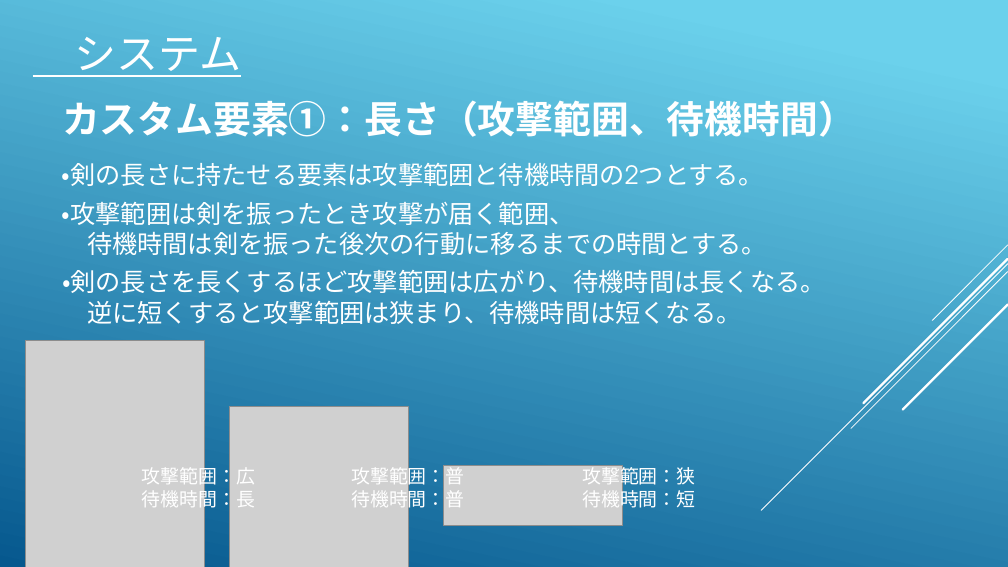
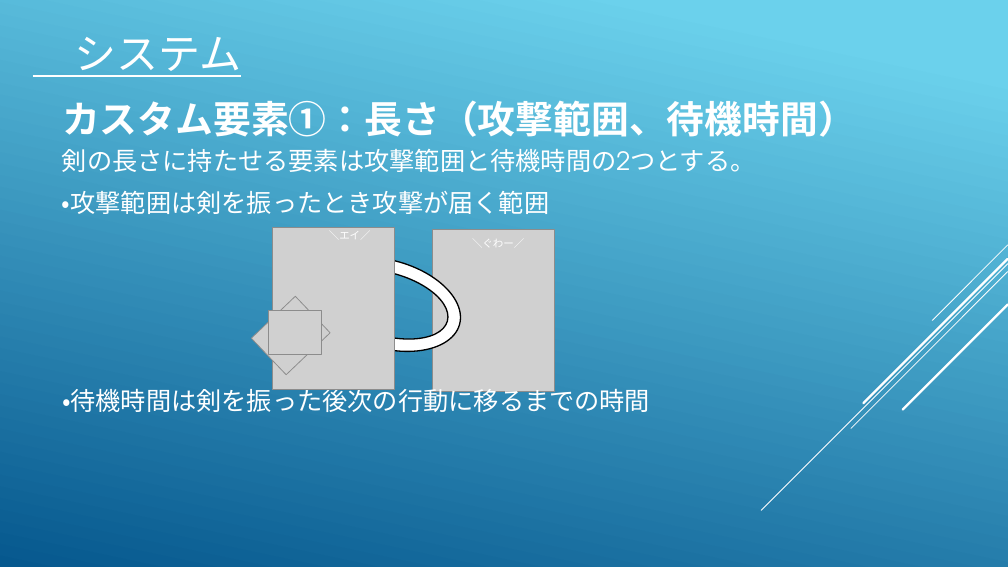
Before and after one commit to koike0723/Aso2020Winter, a slide deck: slide 5 of 企画書.pptx. Drawn at 1008x567 pixels with LibreOffice and Linux fonts; fonts in the diff are those of the drawing; grey boxes stand for pictures. Boxes give left, top, right and bottom in pixels: in the first picture for what was removed or moved away, otherwise in the second. Text is boxed around its words. In the diff, an @@ line names an element or a change of style, - is before the commit and + after.

```diff
--- a/企画書.pptx
+++ b/企画書.pptx
@@ text at [62,149,756,172]: text changed @@
-・剣の長さに持たせる要素は攻撃範囲と待機時間の2つとする。
+剣の長さに持たせる要素は攻撃範囲と待機時間の2つとする。
@@ text at [62,191,549,214]: text changed @@
-・攻撃範囲は剣を振ったとき攻撃が届く範囲、
-待機時間は剣を振った後次の行動に移るまでの時間とする。
+・攻撃範囲は剣を振ったとき攻撃が届く範囲
@@ picture added at [272,228,394,390] @@
@@ circular arrow added at [295,234,479,375], fill #FFFFFF, outline #000000 1.25 pt @@
@@ text added at [329,232,371,238], 10 pt, text #FFFFFF @@
+＼エイ／
@@ picture added at [433,229,554,392] @@
@@ text added at [472,239,524,247], 10 pt, text #FFFFFF @@
+＼ぐわー／
@@ text removed at [62,270,826,324] @@
-・剣の長さを長くするほど攻撃範囲は広がり、待機時間は長くなる。
-逆に短くすると攻撃範囲は狭まり、待機時間は短くなる。
@@ picture added at [251,297,330,375] @@
@@ picture added at [268,311,322,355] @@
@@ picture removed at [25,340,204,567] @@
@@ text added at [62,384,650,412], 24 pt, text #FFFFFF @@
+・待機時間は剣を振った後次の行動に移るまでの時間
@@ picture removed at [229,406,408,567] @@
@@ text removed at [142,464,255,511] @@
-攻撃範囲：広
-待機時間：長
@@ text removed at [351,464,464,511] @@
-攻撃範囲：普
-待機時間：普
@@ picture removed at [444,466,623,526] @@
@@ text removed at [582,464,695,511] @@
-攻撃範囲：狭
-待機時間：短
```
Also in this commit, not shown: 1 other slide changed, 1 slide added, 1 slide removed, 13 other files.
